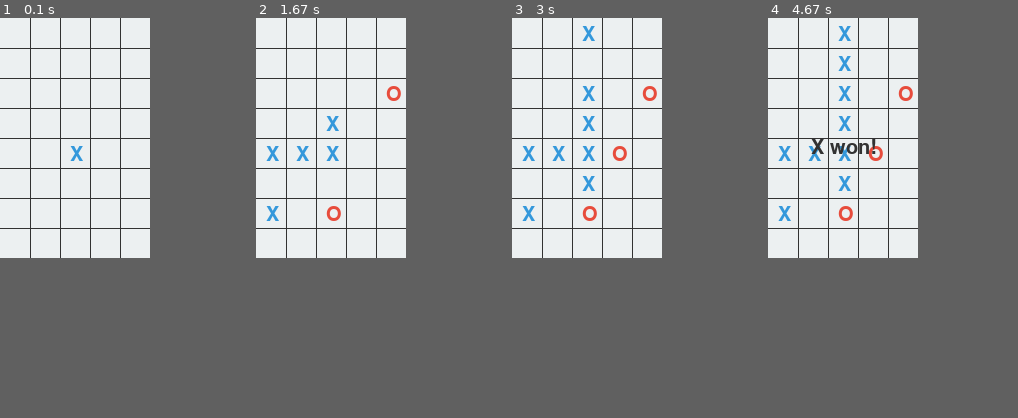
Above: before the commit, frames 1-4 (left to right).
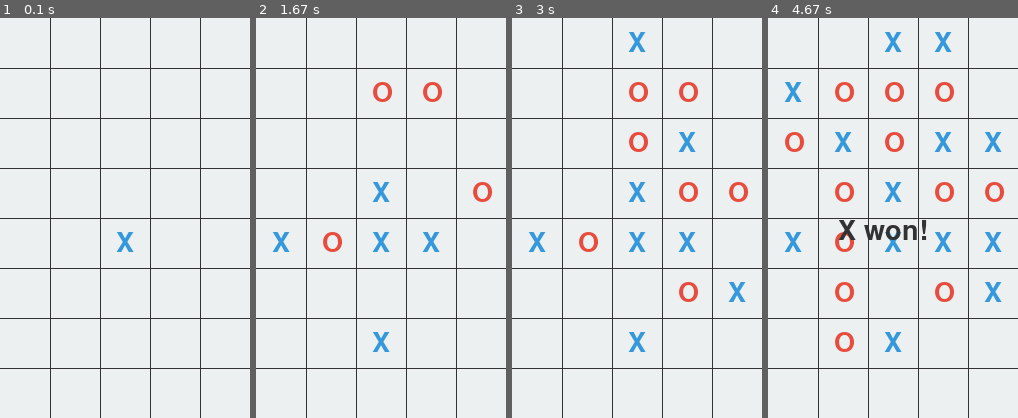
Above: after the commit, the same moments.

Repository: i0z0m/tic-tac-toe-pygame
Game: pygame game, started from src/tic_tac_toe_pygame/main.py
Same seed, same stepped clock (60 frames per second), same inputs: the game is played once before the commit and once after it.
Inputs (mouse positions are in pixels of both pictures, inside the frame that each line leads up to):
- Up to frame 1 (0.1 s): no input
- Up to frame 2 (1.67 s): click (461, 206) at 0.38 s; click (321, 222) at 0.72 s; click (416, 78) at 1.05 s; click (386, 82) at 1.38 s
- Up to frame 3 (3 s): click (627, 150) at 1.72 s; click (702, 282) at 2.05 s; click (702, 182) at 2.38 s
- Up to frame 4 (4.67 s): click (813, 166) at 3.22 s; click (833, 290) at 3.55 s; click (820, 194) at 3.88 s; click (855, 334) at 4.25 s; click (853, 90) at 4.55 s
In our replay, the window is 150x240 before the commit and 250x400 after it. These sizes can differ from the game's own. Grey fills any space a smaller window leaves; there, only what the larger window draws over its background counts as a difference.

The runs differ from the first frame. In frame 1, 5.2% of the frame differs, in the area x 0-100%, y 0-100%; in frame 2, 7.4%; in frame 3, 9.0%; in frame 4, 12%.

Commit message:
Simplify the definition of FONT_SIZE

Diff:
--- a/src/tic_tac_toe_pygame/main.py
+++ b/src/tic_tac_toe_pygame/main.py
@@ -4,13 +4,13 @@
 import random
 import asyncio
 
-CELL_SIZE = 30  # Define a constant cell size
+CELL_SIZE = 50
+FONT_SIZE = CELL_SIZE - 10
 ROWS = 8
 COLS = 5
+K = min(ROWS, COLS)
 WIDTH = CELL_SIZE * COLS
 HEIGHT = CELL_SIZE * ROWS
-FONT_SIZE = min(WIDTH // COLS, HEIGHT // ROWS)
-K = min(ROWS, COLS)
 BLACK = (50, 50, 50)
 RED = (231, 76, 60)
 BLUE = (52, 152, 219)
